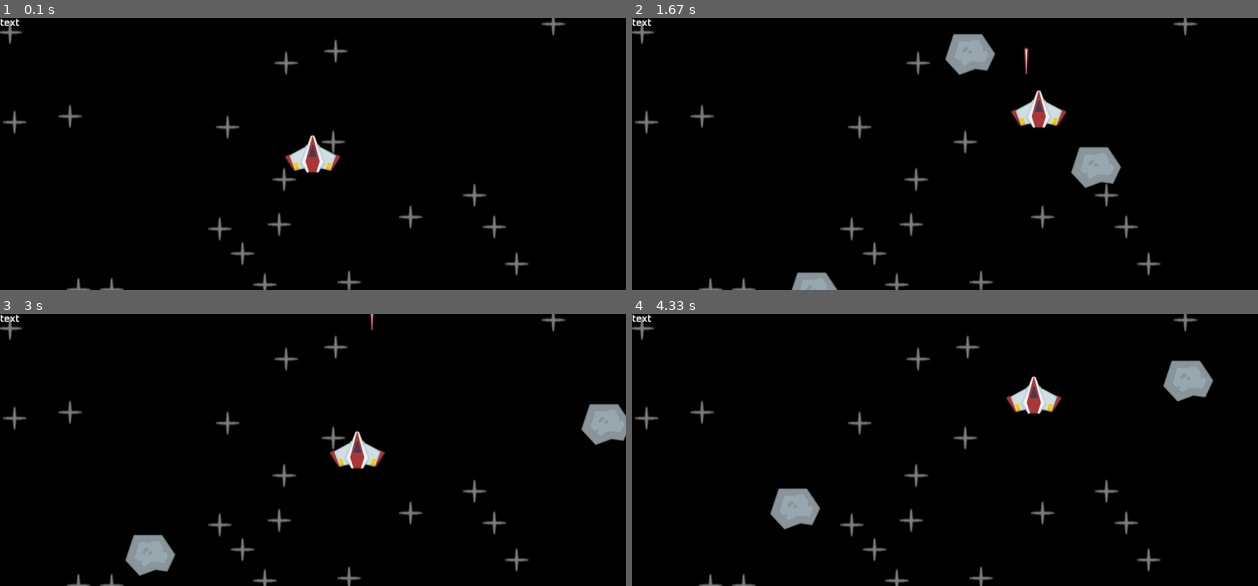
Above: before the commit, frames 1-4 (two rows, left to right).
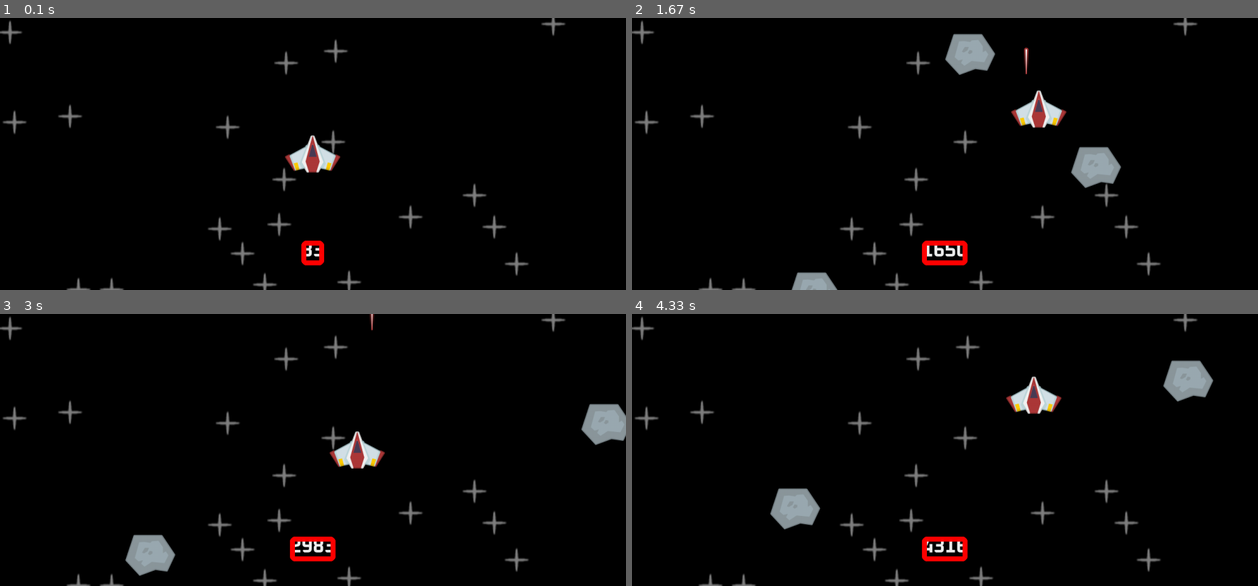
Above: after the commit, the same moments.

Repository: 7IronSnow7/Pygame
Game: pygame game, started from spaceshooter/main.py
The game is run twice, just before and just after one commit, with the same random seed, the same clock (stepped at 60 frames per second) and the same inputs.
Inputs:
- Up to frame 1 (0.1 s): no input
- Up to frame 2 (1.67 s): tap Space at 0.33, 0.73, 1.03, 1.23, 1.57 s; hold Right 0.67-1.13 s; hold Up 1.17-1.47 s; hold Right from 1.5 s (still down)
- Up to frame 3 (3 s): tap Space at 1.87, 2.07, 2.37, 2.63, 2.97 s; release Right at 1.97 s; hold Left 2-2.53 s; hold Down 2.57-2.87 s; hold Left from 2.9 s (still down)
- Up to frame 4 (4.33 s): tap Space at 3.27, 3.4, 3.8, 4.1 s; release Left at 3.3 s; hold Up 3.33-3.7 s; hold Right from 3.73 s (still down)

The runs differ from the first frame. In frame 1, 0.3% of the frame differs, in the area x 0-52%, y 0-92%; in frame 2, 0.6%; in frame 3, 0.6%, in the area x 0-54%, y 0-92%; in frame 4, 0.6%.

Commit message:
Added a score tracker for the game and a border around it

Diff:
--- a/spaceshooter/main.py
+++ b/spaceshooter/main.py
@@ -81,6 +81,12 @@
         if collided_sprites:
             laser.kill()
 
+def display_score():
+    current_time = pygame.time.get_ticks()
+    text_surf = font.render(str(current_time), True, (240, 240, 240))
+    text_rect = text_surf.get_frect(midbottom =  (window_width / 2, window_height - 50))
+    display_surface.blit(text_surf, text_rect)
+    pygame.draw.rect(display_surface, "red", text_rect,10, 10)
 
 # General setup
 pygame.init()
@@ -95,7 +101,7 @@
 star_surf = pygame.image.load(join("spaceshooter", "images", "star.png")).convert_alpha()
 meteor_surface = pygame.image.load(join("spaceshooter", "images", "meteor.png")).convert_alpha()
 laser_sur = pygame.image.load(join("spaceshooter", "images", "laser.png")).convert_alpha()
-font = pygame.font.Font(join("spaceshooter", "images", "Oxanium-Bold.ttf"), 20)
+font = pygame.font.Font(join("spaceshooter", "images", "Oxanium-Bold.ttf"), 40)
 text_surf = font.render("text", True, (240, 240, 240))
 
 # sprites
@@ -129,8 +135,10 @@
     # draw the game
     display_surface.fill("black")
     all_sprites.draw(display_surface)
+    display_score()
 
-    display_surface.blit(text_surf, (0, 0))
+    # draw test
+
     pygame.display.update()
 
 pygame.quit()
